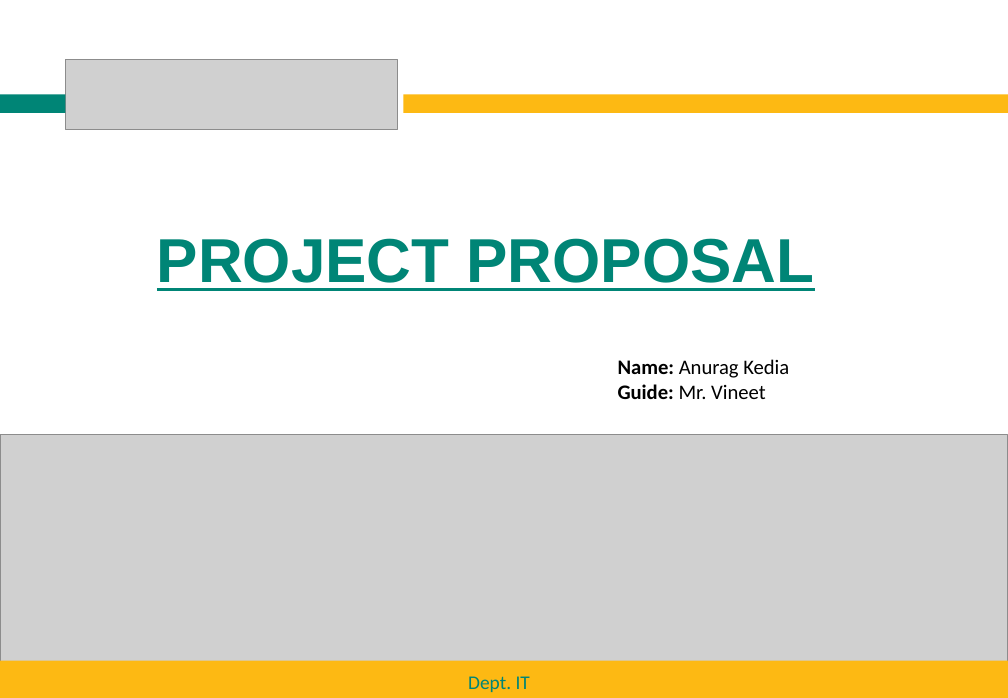
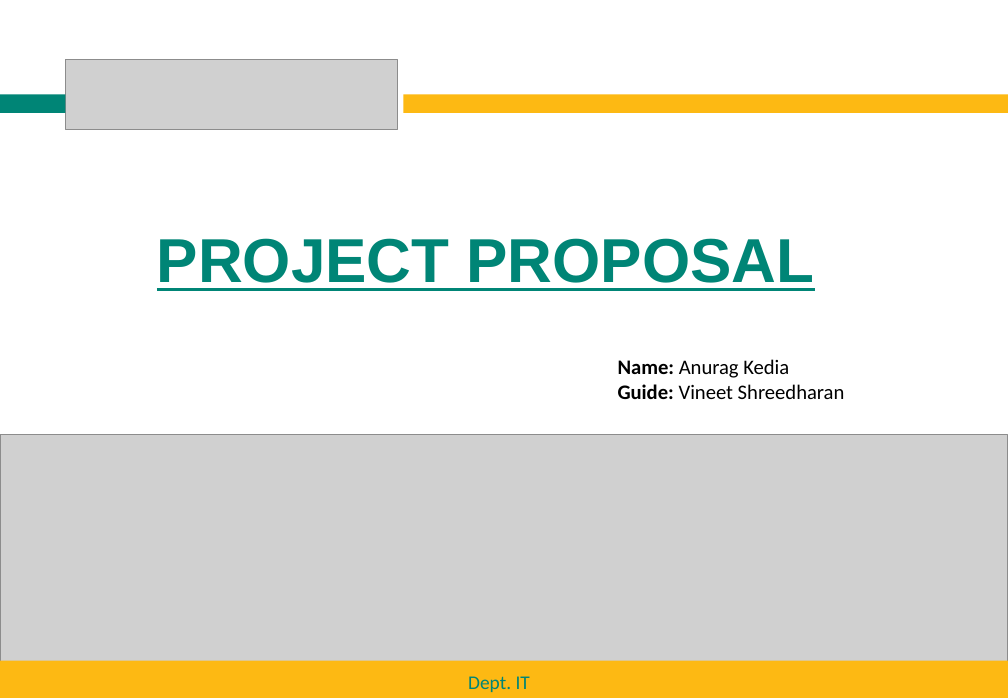
Before and after one commit to Anuragkedia/Anuragkedia.github.io, a slide deck: slide 1 of Smart office2.ppt. Drawn at 1008x698 pixels with LibreOffice and Linux fonts; fonts in the diff are those of the drawing; grey boxes stand for pictures; background and template pictures are left out. Boxes give left, top, right and bottom in pixels: in the first picture for what was removed or moved away, otherwise in the second. Text is boxed around its words. In the diff, an @@ line names an element or a change of style, - is before the commit and + after.

```diff
--- a/Smart office2.ppt
+++ b/Smart office2.ppt
@@ text at <box>618,384,845,399</box>: text changed @@
-Guide: Mr. Vineet
+Guide: Vineet Shreedharan
```
Also in this commit, not shown: 6 other slides changed, 9 slides added, 6 slides removed.
